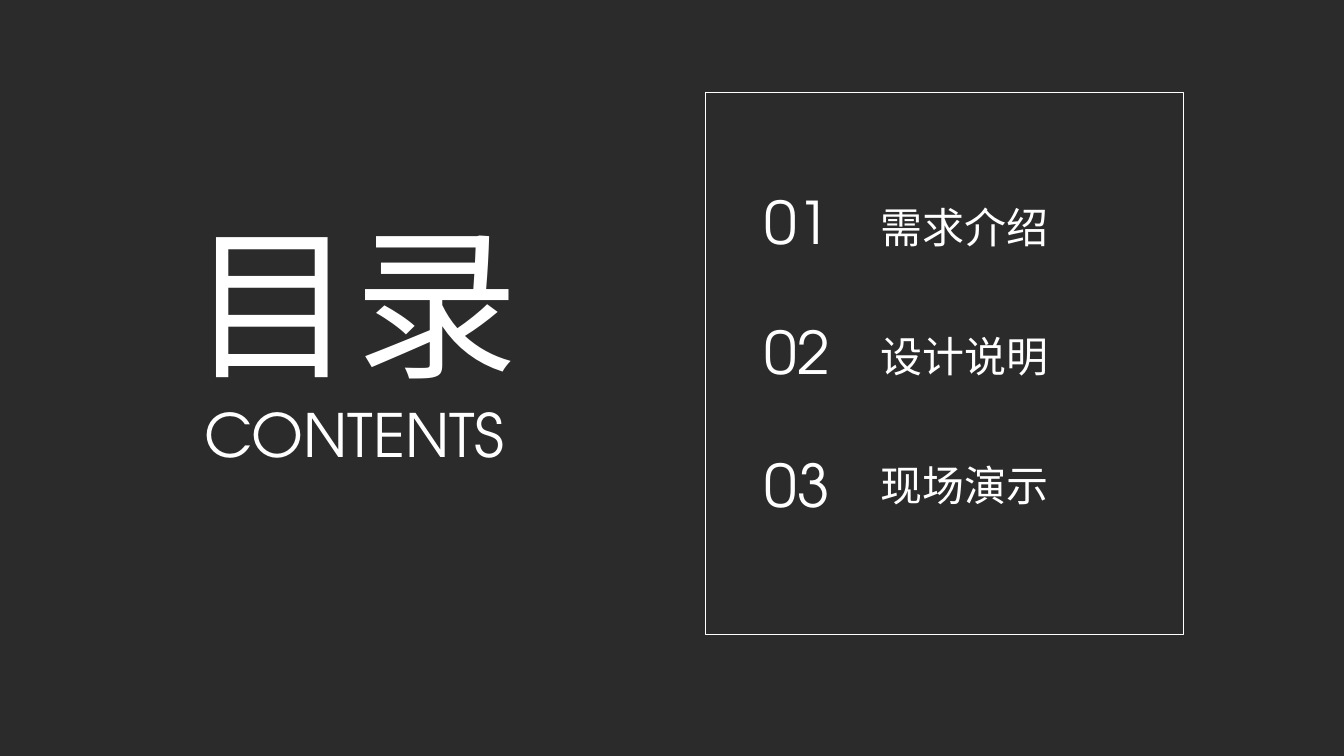
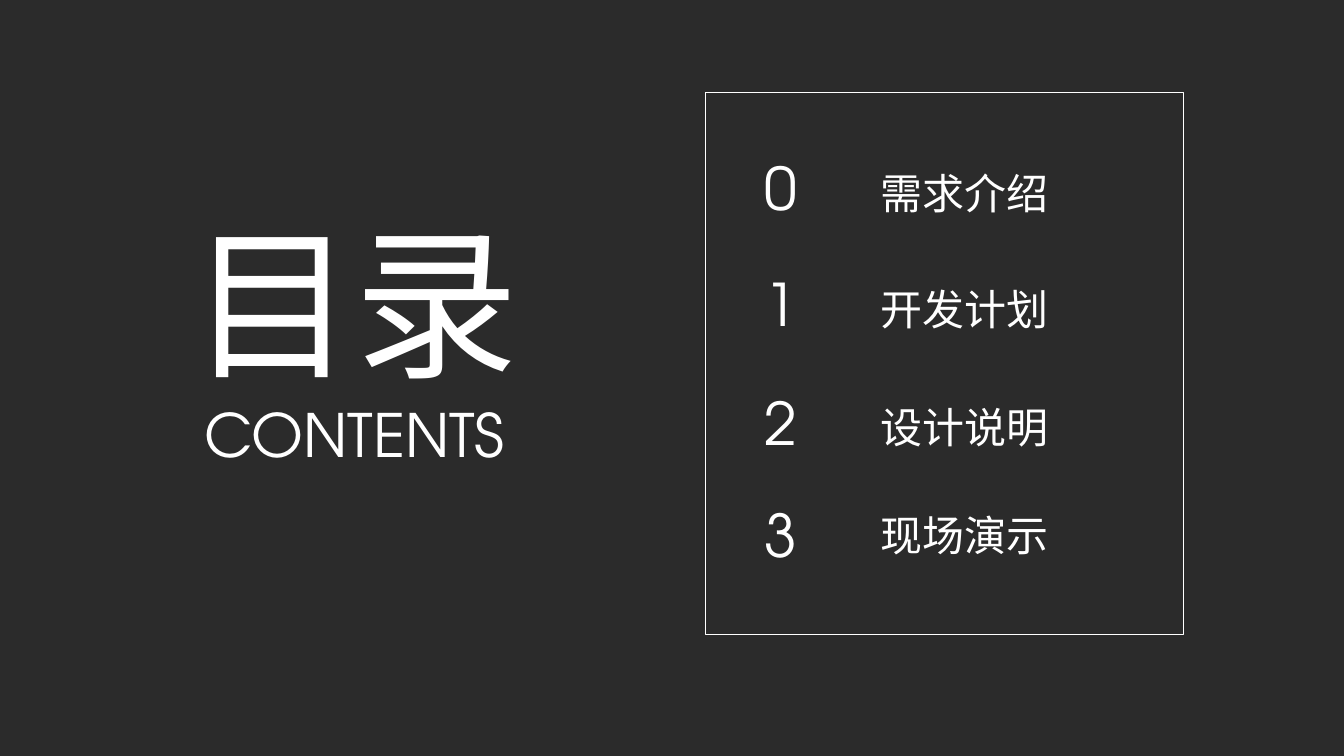
Before and after one commit to AngusMonroe/ClearSettlementSystem, a slide deck: slide 2 of paper/xjx/展示.pptx. Drawn at 1344x756 pixels with LibreOffice and Linux fonts; fonts in the diff are those of the drawing; background and template pictures are left out; a plain dark background stands for a picture behind light text. Boxes give left, top, right and bottom in pixels: in the first picture for what was removed or moved away, otherwise in the second. Text is boxed around its words. In the diff, an @@ line names an element or a change of style, - is before the commit and + after.

Commit message:
PPT and some fixes

```diff
--- a/paper/xjx/展示.pptx
+++ b/paper/xjx/展示.pptx
@@ text "需求介绍": place and size @@
-text "需求介绍" at bbox=[880, 207, 1048, 247]
+text "需求介绍" at bbox=[880, 173, 1048, 213]
@@ text added at bbox=[765, 165, 798, 211], 42 pt, text #FFFFFF @@
+0
@@ text at bbox=[765, 282, 798, 326]: text changed @@
-01
+1
@@ text added at bbox=[880, 289, 1048, 329], 30 pt, text #FFFFFF @@
+开发计划
@@ text "设计说明": place and size @@
-text "设计说明" at bbox=[880, 337, 1048, 376]
+text "设计说明" at bbox=[880, 408, 1048, 447]
@@ text at bbox=[765, 401, 798, 445]: text changed @@
-02
+2
@@ text "现场演示": place and size @@
-text "现场演示" at bbox=[880, 465, 1048, 505]
+text "现场演示" at bbox=[880, 515, 1048, 555]
@@ text at bbox=[765, 512, 798, 558]: text changed @@
-03
+3
```
Also in this commit, not shown: 6 other slides changed, 4 slides added, 3 other files.
